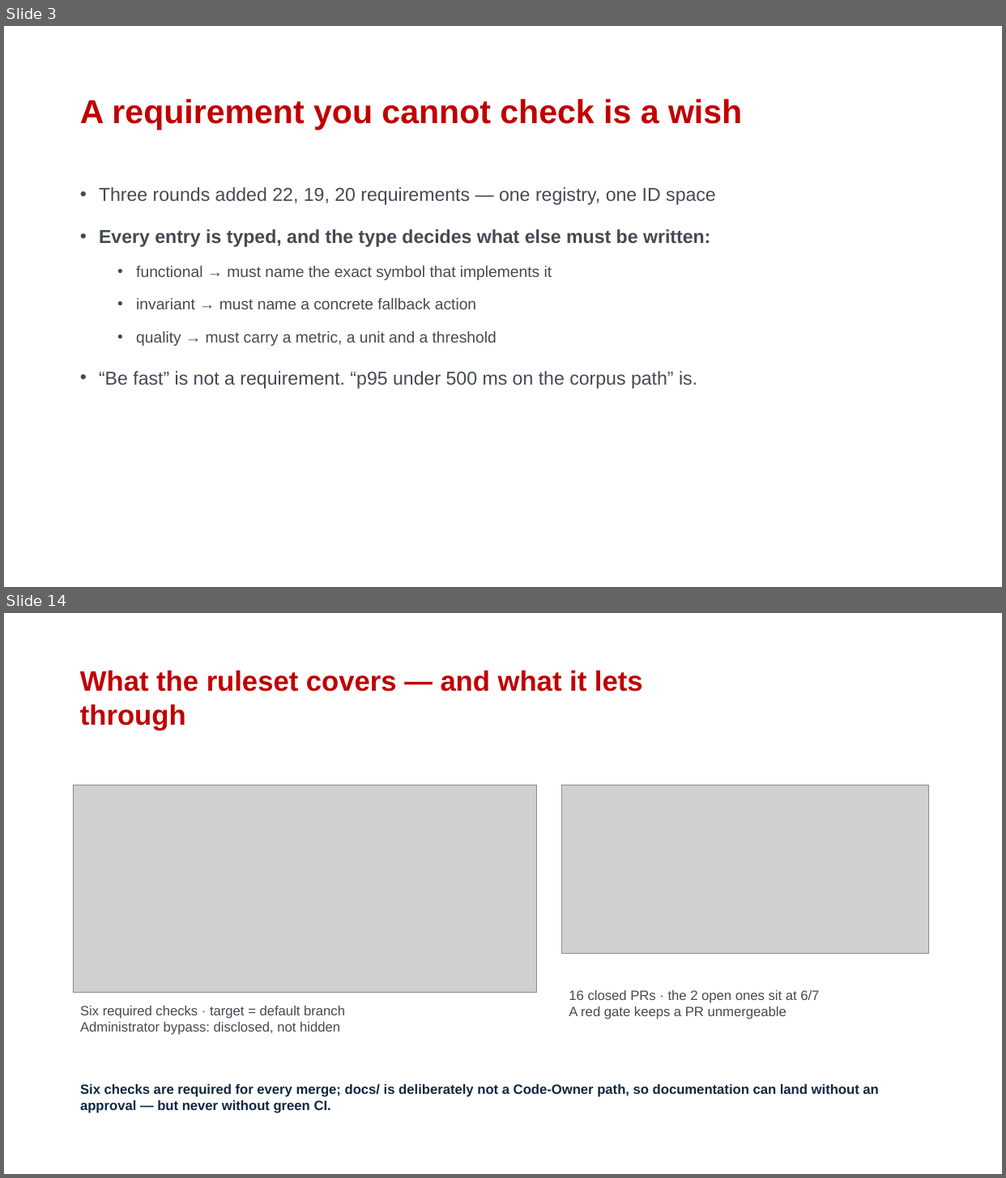
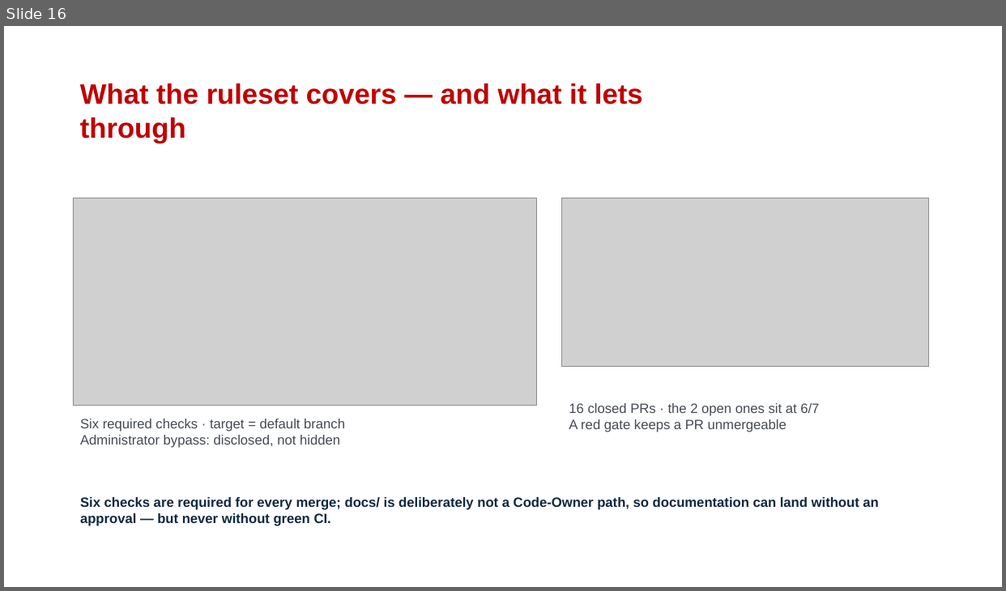
Before and after one commit to StantonJoY/SE_Project, a slide deck: docs/presentation/CS5351_Group26_Presentation.pptx. Shown one above the other, each under a label of ours: slides 3 and 14 before the commit, slide 16 after it; the slides between them are not shown. The pictures are 1006x1178 and 1006x591 pixels, drawn with LibreOffice and Linux fonts; fonts in the diff are those of the drawing; grey boxes stand for pictures; background and template pictures are left out. Boxes give left, top, right and bottom in pixels: in the first picture for what was removed or moved away, otherwise in the second. Text is boxed around its words. In the diff, an @@ line names an element or a change of style, - is before the commit and + after.

```diff
--- a/docs/presentation/CS5351_Group26_Presentation.pptx
+++ b/docs/presentation/CS5351_Group26_Presentation.pptx
@@ slide 3 removed at box(4, 26, 1002, 587), background picture (left out) @@
@@ title removed at box(80, 99, 742, 130) @@
-A requirement you cannot check is a wish
@@ text removed at box(99, 187, 716, 389) @@
-• Three rounds added 22, 19, 20 requirements — one registry, one ID space
-• Every entry is typed, and the type decides what else must be written:
-  • functional → must name the exact symbol that implements it
-  • invariant → must name a concrete fallback action
-  • quality → must carry a metric, a unit and a threshold
-• “Be fast” is not a requirement. “p95 under 500 ms on the corpus path” is.
@@ what was slide 14 is now slide 16 @@
```
Also in this commit, not shown: 13 slides changed, 4 slides added, 1 other slide removed, 2 other files.
